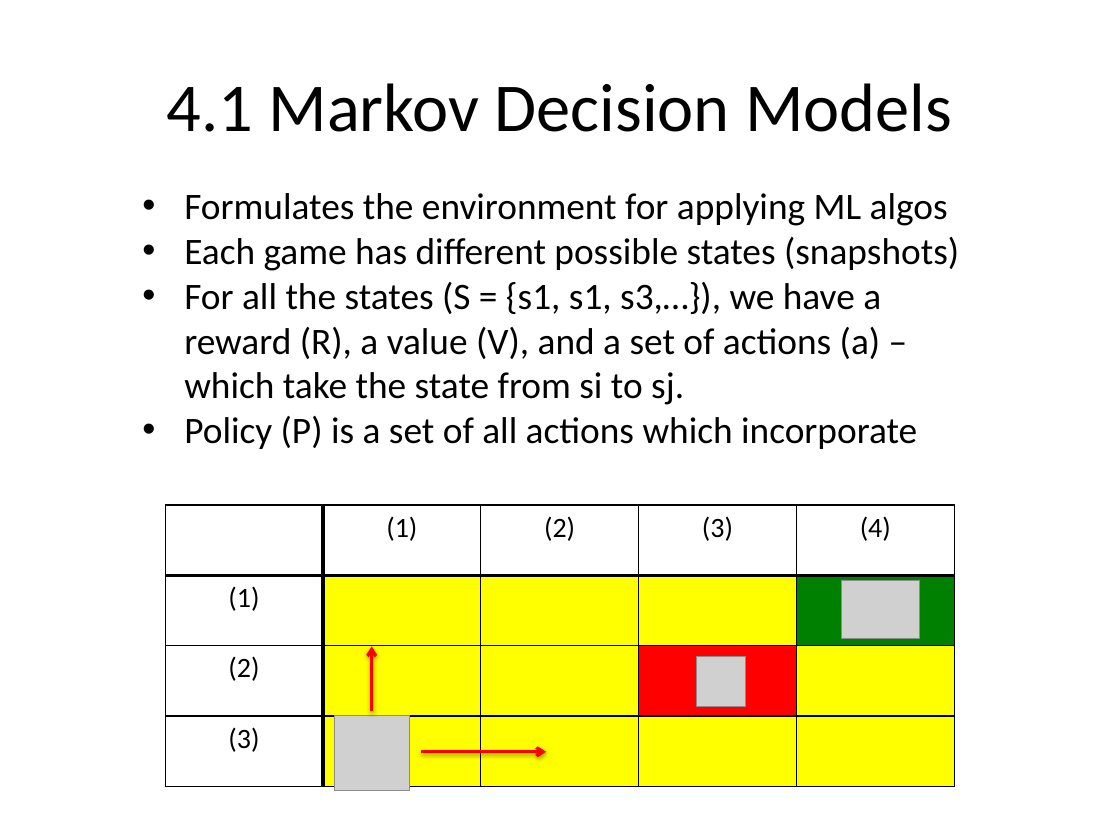
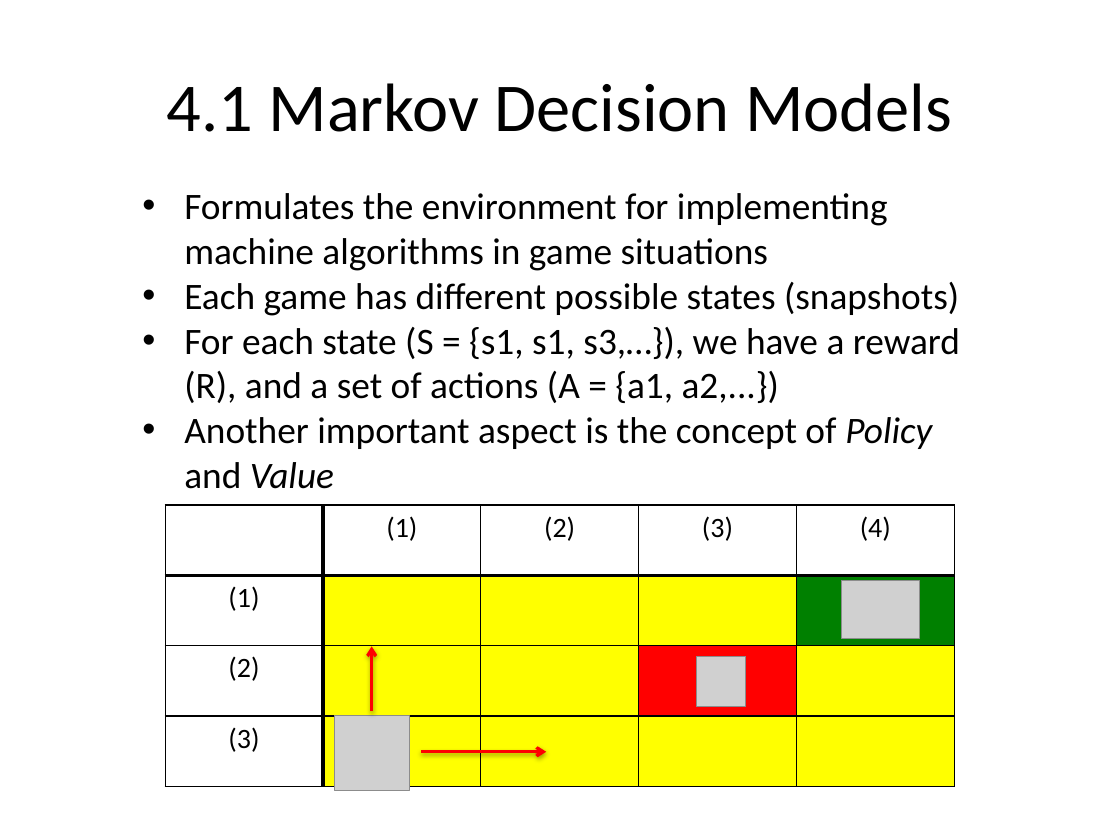
Before and after one commit to talhajansari/dermalink, a slide deck: slide 3 of FRONT_END/logo_lab/FINAL_presentation.pptx. Drawn at 1120x840 pixels with LibreOffice and Linux fonts; fonts in the diff are those of the drawing; grey boxes stand for pictures. Boxes give left, top, right and bottom in pixels: in the first picture for what was removed or moved away, otherwise in the second. Text is boxed around its words. In the diff, an @@ line names an element or a change of style, - is before the commit and + after.

```diff
--- a/FRONT_END/logo_lab/FINAL_presentation.pptx
+++ b/FRONT_END/logo_lab/FINAL_presentation.pptx
@@ text at (184, 193, 888, 271): text changed @@
-• Formulates the environment for applying ML algos
+• Formulates the environment for implementing machine algorithms in game situations
@@ text at (184, 327, 960, 489): text changed @@
-• For all the states (S = {s1, s1, s3,…}), we have a reward (R), a value (V), and a set of actions (a) – which take the state from si to sj.
-• Policy (P) is a set of all actions which incorporate
+• For each state (S = {s1, s1, s3,…}), we have a reward (R), and a set of actions (A = {a1, a2,...})
+• Another important aspect is the concept of Policy and Value
```
Also in this commit, not shown: 5 other slides changed, 7 other files.
